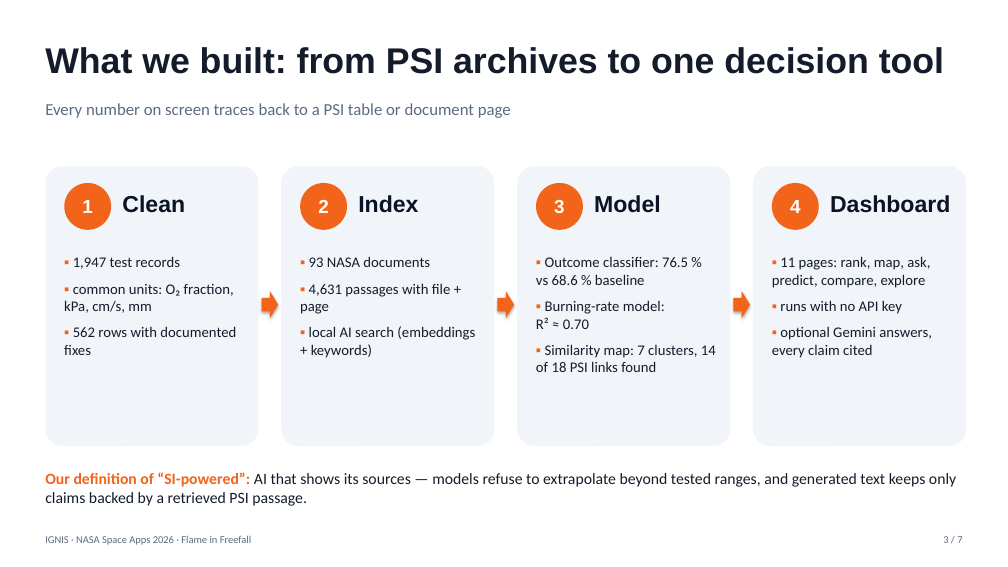
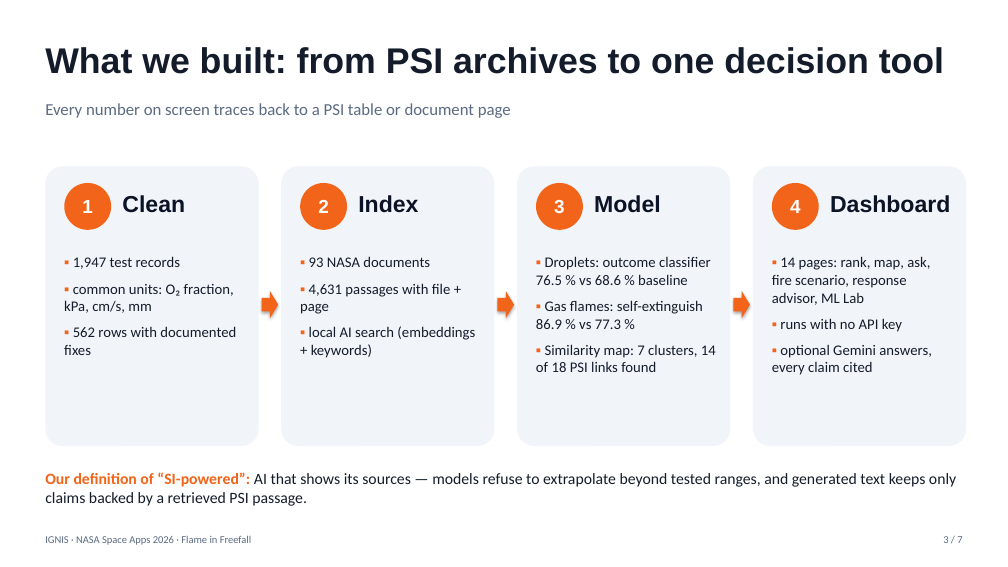
Before and after one commit to fswierta/nasa-hackathon, a slide deck: slide 3 of submission/deck.pptx. Drawn at 1008x567 pixels with LibreOffice and Linux fonts; fonts in the diff are those of the drawing. Boxes give left, top, right and bottom in pixels: in the first picture for what was removed or moved away, otherwise in the second. Text is boxed around its words. In the diff, an @@ line names an element or a change of style, - is before the commit and + after.

```diff
--- a/submission/deck.pptx
+++ b/submission/deck.pptx
@@ text at [536, 256, 711, 329]: text changed @@
-▪ Outcome classifier: 76.5 % vs 68.6 % baseline
-▪ Burning-rate model: R² ≈ 0.70
+▪ Droplets: outcome classifier 76.5 % vs 68.6 % baseline
+▪ Gas flames: self-extinguish 86.9 % vs 77.3 %
@@ text at [772, 256, 930, 305]: text changed @@
-▪ 11 pages: rank, map, ask, predict, compare, explore
+▪ 14 pages: rank, map, ask, fire scenario, response advisor, ML Lab
```
Also in this commit, not shown: 2 other slides changed, 9 other files.
